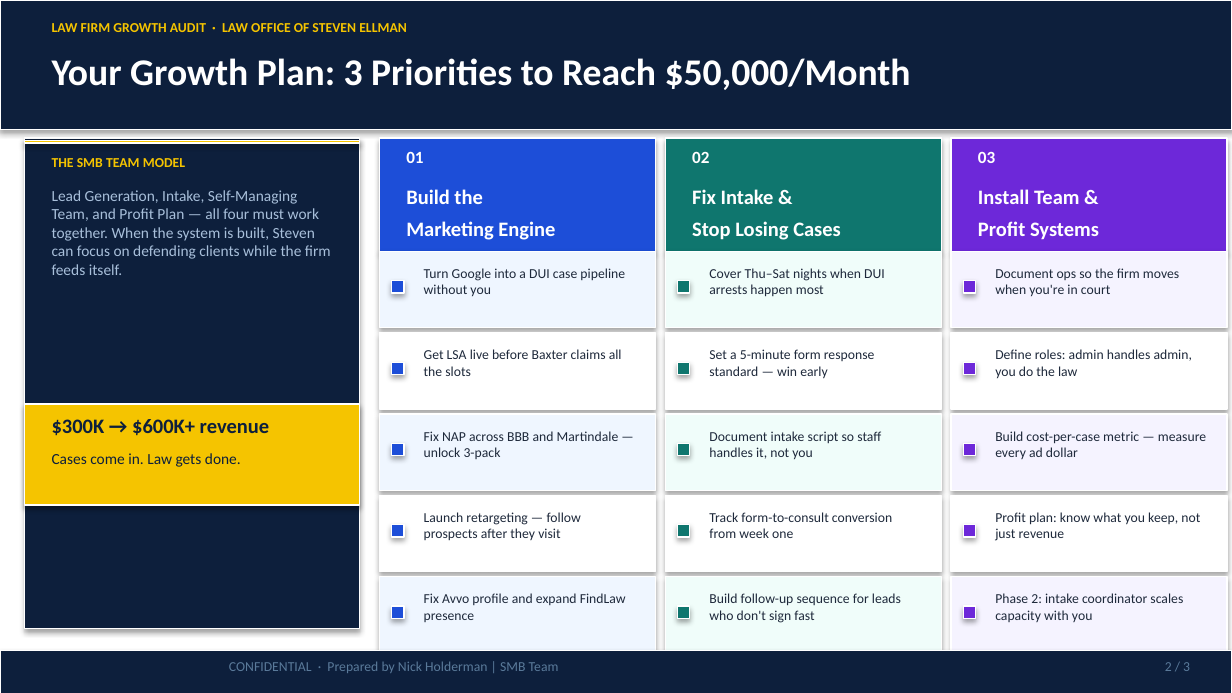
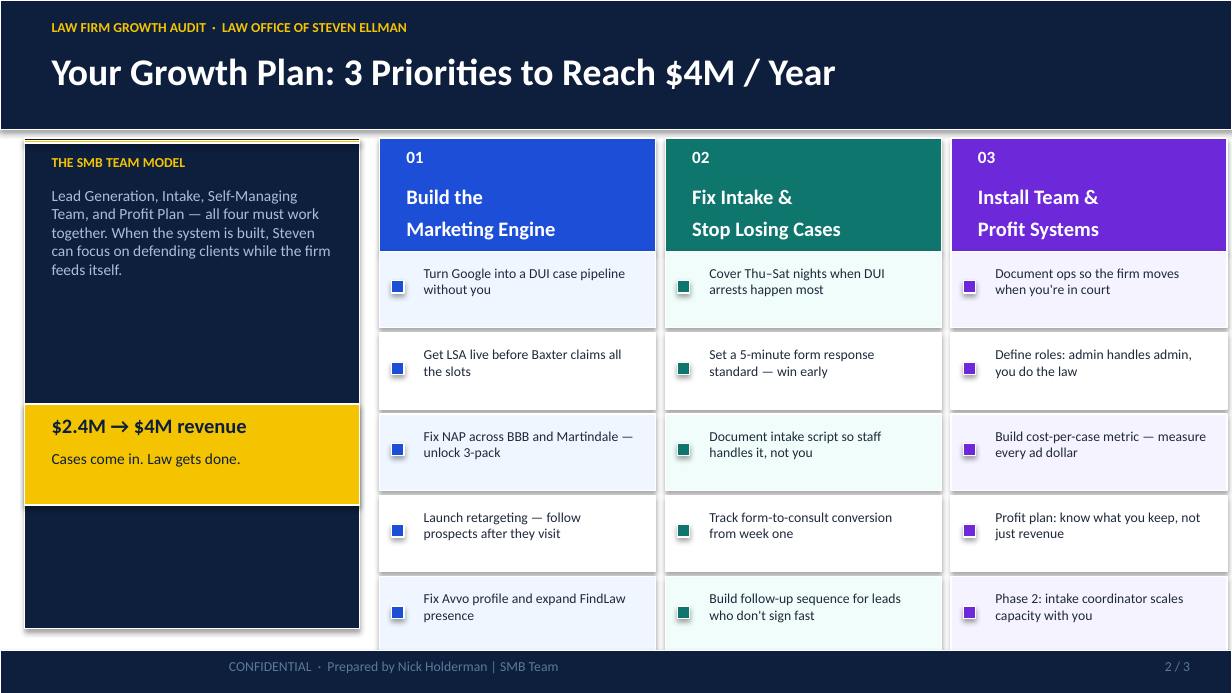
Before and after one commit to SMB-Team-Technology/workwith-smbteam, a slide deck: slide 2 of law-office-of-steven-ellman/Law_Office_of_Steven_Ellman_June2_2026_Proposal.pptx. Drawn at 1232x693 pixels with LibreOffice and Linux fonts; fonts in the diff are those of the drawing. Boxes give left, top, right and bottom in pixels: in the first picture for what was removed or moved away, otherwise in the second. Text is boxed around its words. In the diff, an @@ line names an element or a change of style, - is before the commit and + after.

```diff
--- a/law-office-of-steven-ellman/Law_Office_of_Steven_Ellman_June2_2026_Proposal.pptx
+++ b/law-office-of-steven-ellman/Law_Office_of_Steven_Ellman_June2_2026_Proposal.pptx
@@ text at (x1=52, y1=58, x2=836, y2=89): text changed @@
-Your Growth Plan: 3 Priorities to Reach $50,000/Month
+Your Growth Plan: 3 Priorities to Reach $4M / Year
@@ text at (x1=52, y1=419, x2=246, y2=436): text changed @@
-$300K → $600K+ revenue
+$2.4M → $4M revenue
```
Also in this commit, not shown: 1 other slide changed, 1 other file.
